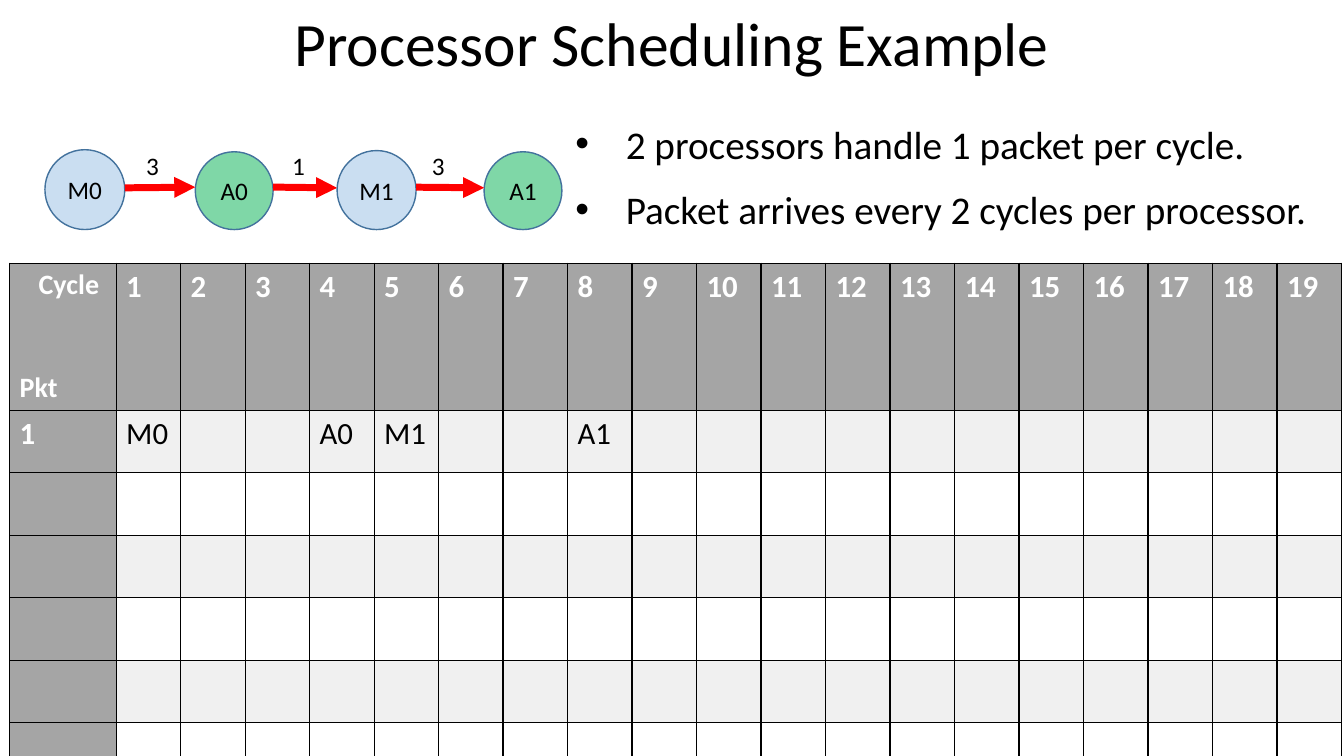
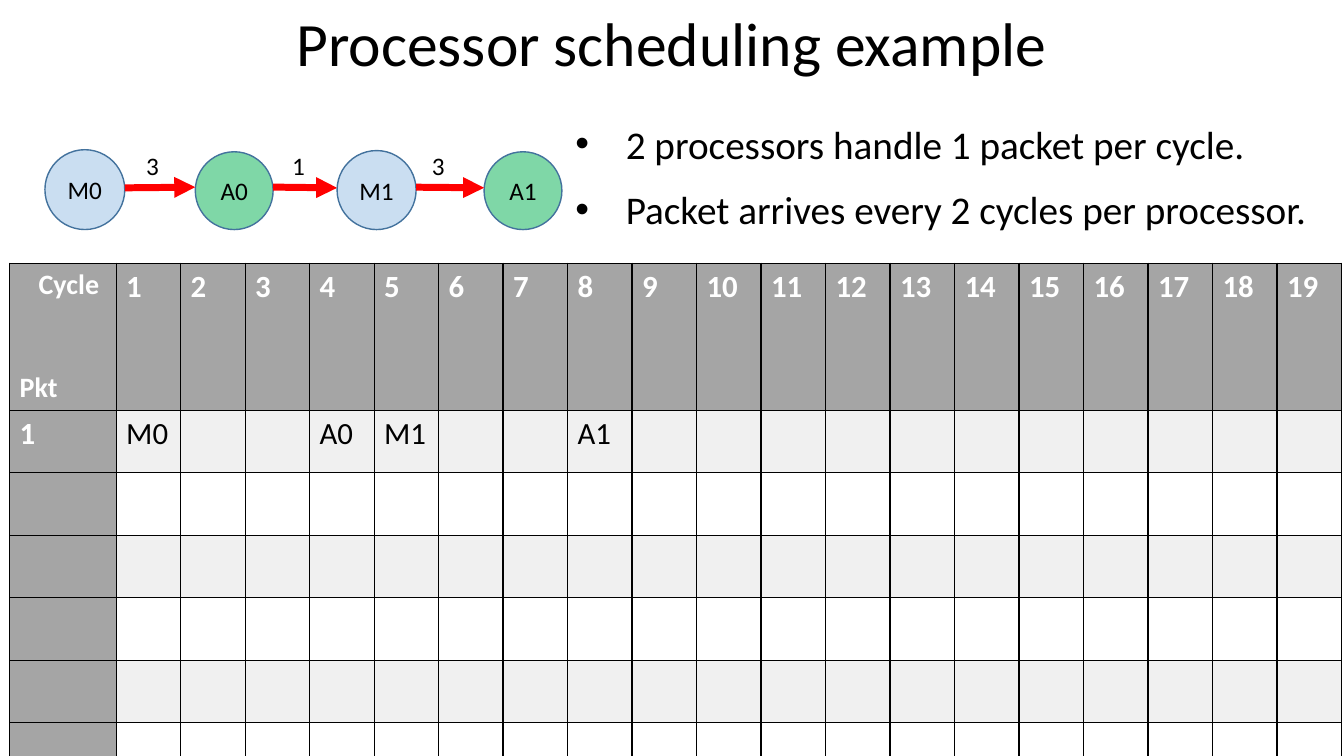
Before and after one commit to anirudhSK/drmt_talk, a slide deck: slide 16 of drmt_sigcomm.pptx. Drawn at 1344x756 pixels with LibreOffice and Linux fonts; fonts in the diff are those of the drawing. Boxes give left, top, right and bottom in pixels: in the first picture for what was removed or moved away, otherwise in the second. Text is boxed around its words. In the diff, an @@ line names an element or a change of style, - is before the commit and + after.

Commit message:
CHange titles to non-tile case

```diff
--- a/drmt_sigcomm.pptx
+++ b/drmt_sigcomm.pptx
@@ title at (297,23,1046,77): text changed @@
-Processor Scheduling Example
+Processor scheduling example
```
Also in this commit, not shown: 20 other slides changed.
